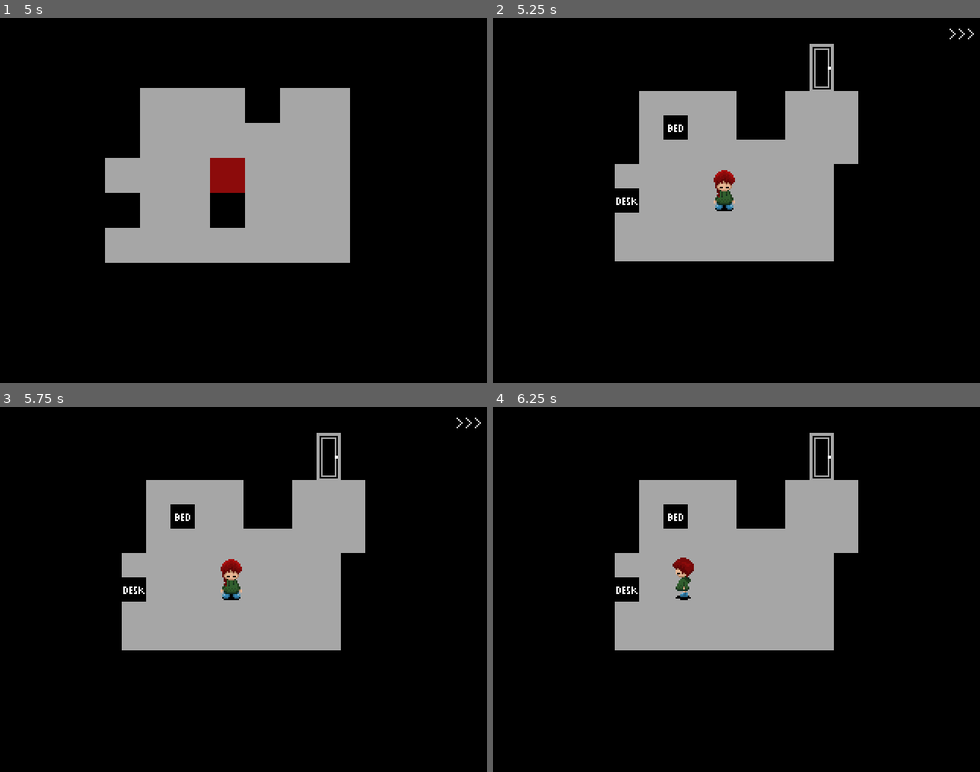
Above: before the commit, frames 1-4 (two rows, left to right).
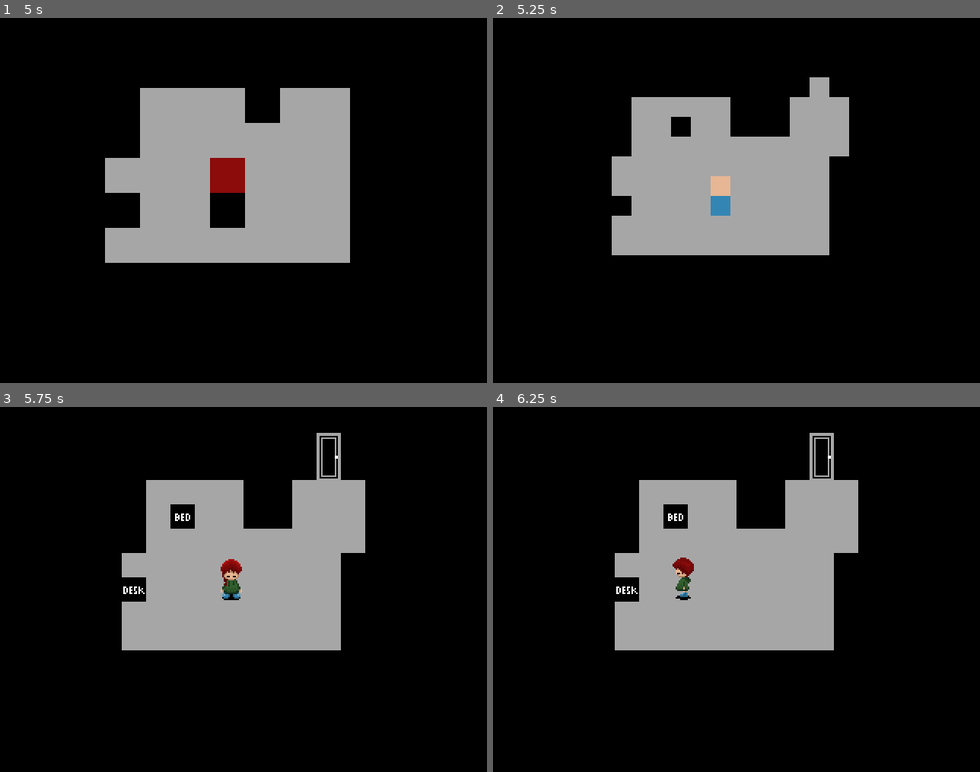
Above: after the commit, the same moments.

Repository: libre-nikki-devs/libre-nikki
Game: Godot game, scene res://scenes/ui/main_menu.tscn
Same seed, same stepped clock (60 frames per second), same inputs: the game is played once before the commit and once after it.
Inputs (mouse positions are in pixels of both pictures, inside the frame that each line leads up to):
- Up to frame 1 (5 s): tap Enter (ui_accept) at 0.5, 0.77, 1.52 s; move the mouse to (350, 182) at 0.52 s; hold Right (ui_right) 0.53-1.28 s; hold O (mapshot) 0.53-1.28 s; click (350, 182) at 0.67 s; move the mouse to (146, 218) at 1.27 s; hold Down (ui_down) 1.28-2 s; tap O (mapshot) at 1.35 s; click (146, 218) at 1.42 s; click "Play" at 2 s; click "Play" at 2.75 s; click "Settings" at 3.5 s; move the mouse to (292, 120) at 4.27 s; hold Right (ui_right) from 4.28 s (still down); hold O (mapshot) from 4.28 s (still down); click (292, 120) at 4.42 s
- Up to frame 2 (5.25 s): move the mouse to (712, 273) at 5.02 s; release Right (ui_right) at 5.03 s; release O (mapshot) at 5.03 s; hold F (fast_forward) from 5.03 s (still down); tap O (mapshot) at 5.1 s; click (712, 273) at 5.17 s
- Up to frame 3 (5.75 s): keep holding F (fast_forward); tap Enter (ui_accept) at 5.27 s
- Up to frame 4 (6.25 s): move the mouse to (882, 644) at 5.77 s; release F (fast_forward) at 5.78 s; hold Left (ui_left) from 5.78 s (still down); hold O (mapshot) from 5.78 s (still down); click (882, 644) at 5.92 s; tap Enter (ui_accept) at 6.02 s

Frame 1 is identical in both runs. In frame 2, 4.0% of the frame differs, in the area x 24-99%, y 2-67%; in frame 3, less than 0.1%; in frame 4, nothing differs.

Commit message:
Game: Set FastForwardIndicator in _init()

Diff:
--- a/scenes/game.tscn
+++ b/scenes/game.tscn
@@ -1,8 +1,7 @@
-[gd_scene load_steps=11 format=3 uid="uid://dhnn80wdox05k"]
+[gd_scene load_steps=10 format=3 uid="uid://dhnn80wdox05k"]
 
 [ext_resource type="Script" uid="uid://c305spui1e7hh" path="res://scripts/game.gd" id="1_w2k2j"]
 [ext_resource type="Shader" uid="uid://clrvlroex8lf6" path="res://shaders/pixelate.gdshader" id="2_yqjtg"]
-[ext_resource type="PackedScene" uid="uid://s5isouysugs2" path="res://scenes/ui/fast_forward_indicator.tscn" id="3_lnu2h"]
 
 [sub_resource type="Animation" id="Animation_yqjtg"]
 length = 0.001
@@ -233,19 +232,6 @@
 process_mode = 3
 layer = 100
 script = ExtResource("1_w2k2j")
-
-[node name="FastForwardIndicator" parent="." instance=ExtResource("3_lnu2h")]
-visible = false
-z_index = 2
-anchors_preset = 1
-anchor_left = 1.0
-anchor_right = 1.0
-offset_left = -44.0
-offset_top = 8.0
-offset_right = -24.0
-offset_bottom = 22.0
-grow_horizontal = 0
-scale = Vector2(2, 2)
 
 [node name="MouseTimer" type="Timer" parent="."]
 wait_time = 5.0
--- a/scenes/ui/fast_forward_indicator.tscn
+++ b/scenes/ui/fast_forward_indicator.tscn
@@ -12,10 +12,13 @@
 border_color = Color(0, 0, 0, 0.5)
 
 [node name="FastForwardIndicator" type="PanelContainer"]
-offset_right = 20.0
+offset_left = -40.0
+offset_right = -20.0
 offset_bottom = 14.0
+scale = Vector2(2, 2)
 size_flags_horizontal = 3
 size_flags_vertical = 3
+mouse_filter = 2
 theme_override_styles/panel = SubResource("StyleBoxFlat_h1dj2")
 script = ExtResource("1_0qwkn")
 
--- a/scripts/game.gd
+++ b/scripts/game.gd
@@ -77,6 +77,15 @@
 			DisplayServer.window_set_vsync_mode(
 				vsync as DisplayServer.VSyncMode)
 
+	if OS.is_debug_build():
+		var fast_forward_indicator: Control = preload(
+				"res://scenes/ui/fast_forward_indicator.tscn").instantiate()
+
+		fast_forward_indicator.position += Vector2(-4.0, 4.0)
+		fast_forward_indicator.z_index = 2
+		fast_forward_indicator.set_anchors_preset(Control.PRESET_TOP_RIGHT)
+		add_child(fast_forward_indicator)
+
 func _ready() -> void:
 	_on_scene_changed()
 	get_tree().connect("scene_changed", _on_scene_changed)
--- a/scripts/ui/fast_forward_indicator.gd
+++ b/scripts/ui/fast_forward_indicator.gd
@@ -17,10 +17,7 @@
 extends PanelContainer
 
 func _init() -> void:
-	if OS.is_debug_build():
-		hide()
-	else:
-		queue_free()
+	hide()
 
 func _process(delta: float) -> void:
 	if Input.is_action_pressed("fast_forward"):
